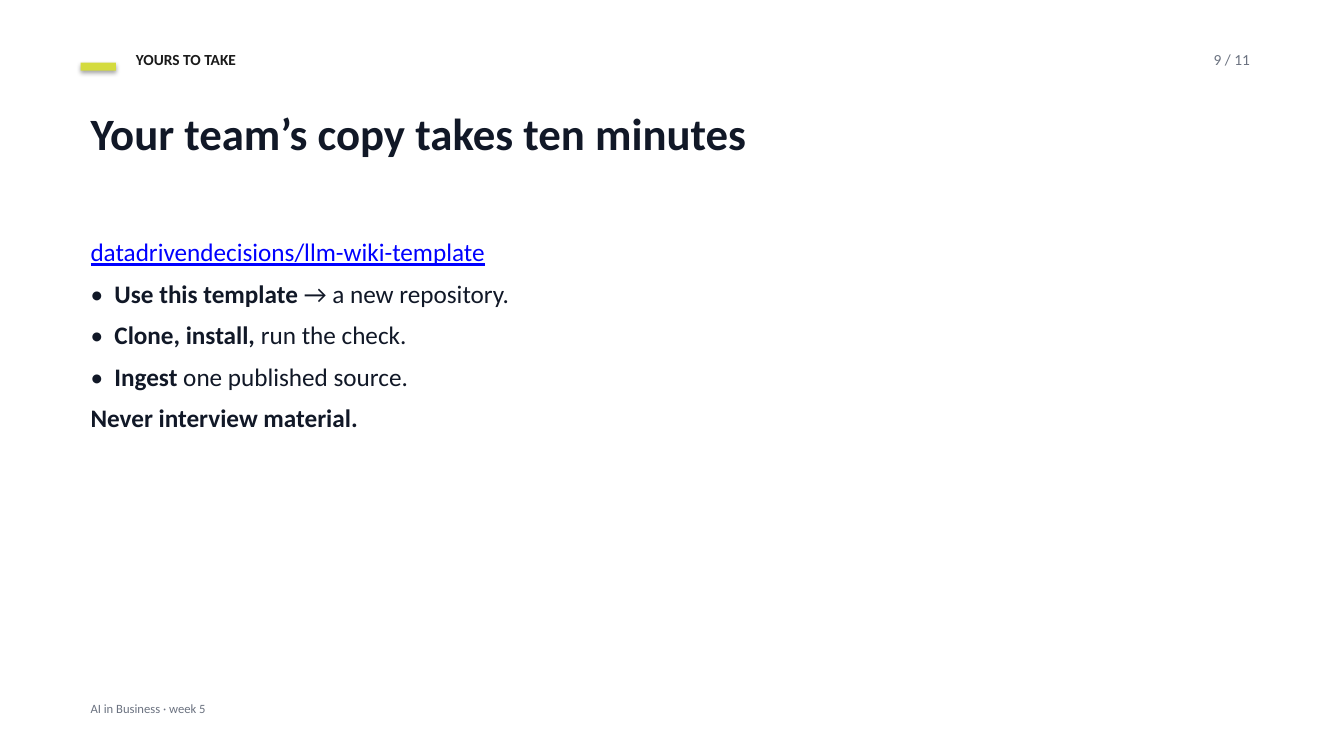
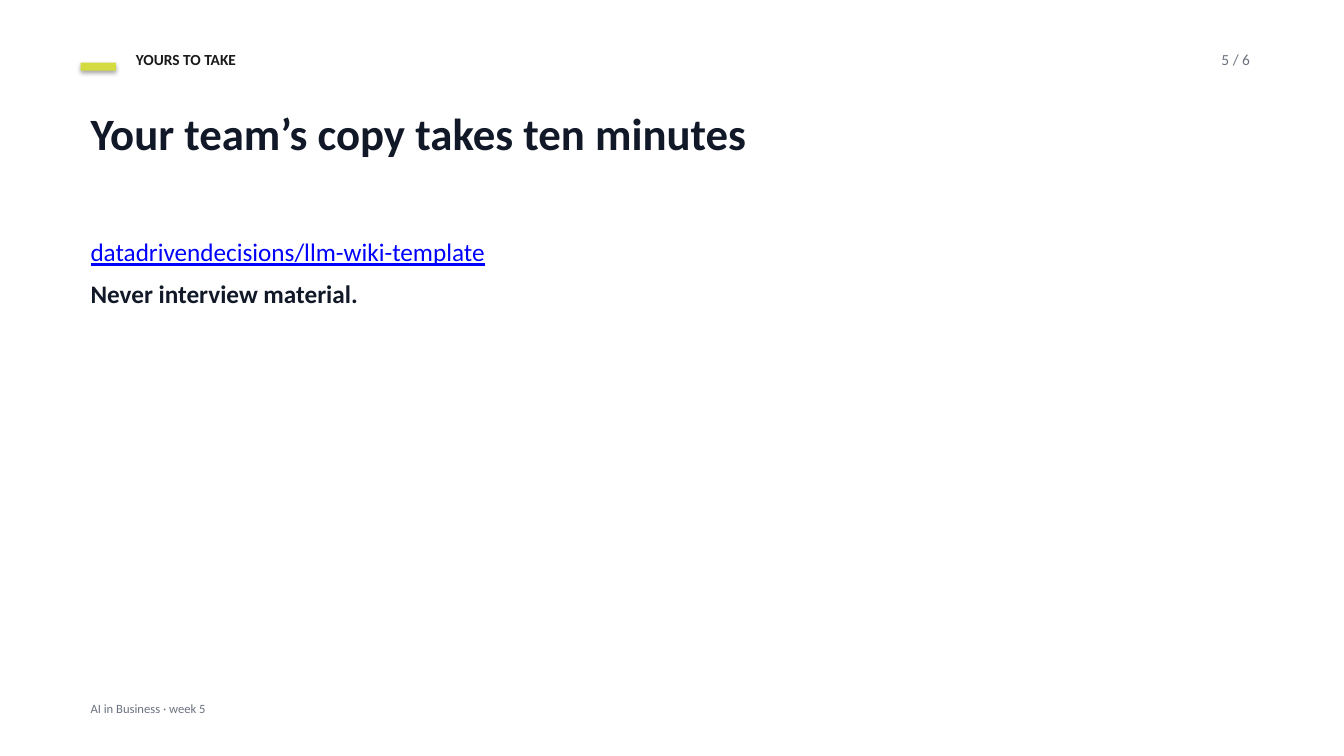
Before and after one commit to datadrivendecisions/ai-in-business, a slide deck: slide 5 of project-documentation/slides/week-05-deck.pptx (slide 9 before the commit). Drawn at 1344x756 pixels with LibreOffice and Linux fonts; fonts in the diff are those of the drawing. Boxes give left, top, right and bottom in pixels: in the first picture for what was removed or moved away, otherwise in the second. Text is boxed around its words. In the diff, an @@ line names an element or a change of style, - is before the commit and + after.

```diff
--- a/project-documentation/slides/week-05-deck.pptx
+++ b/project-documentation/slides/week-05-deck.pptx
@@ text at bbox=[1221, 54, 1250, 65]: text changed @@
-9 / 11
+5 / 6
@@ text at bbox=[114, 285, 509, 391]: paragraphs removed @@
-• Use this template → a new repository.
-• Clone, install, run the check.
-• Ingest one published source.
```
Also in this commit, not shown: 5 other slides changed, 5 slides removed, 4 other files.
